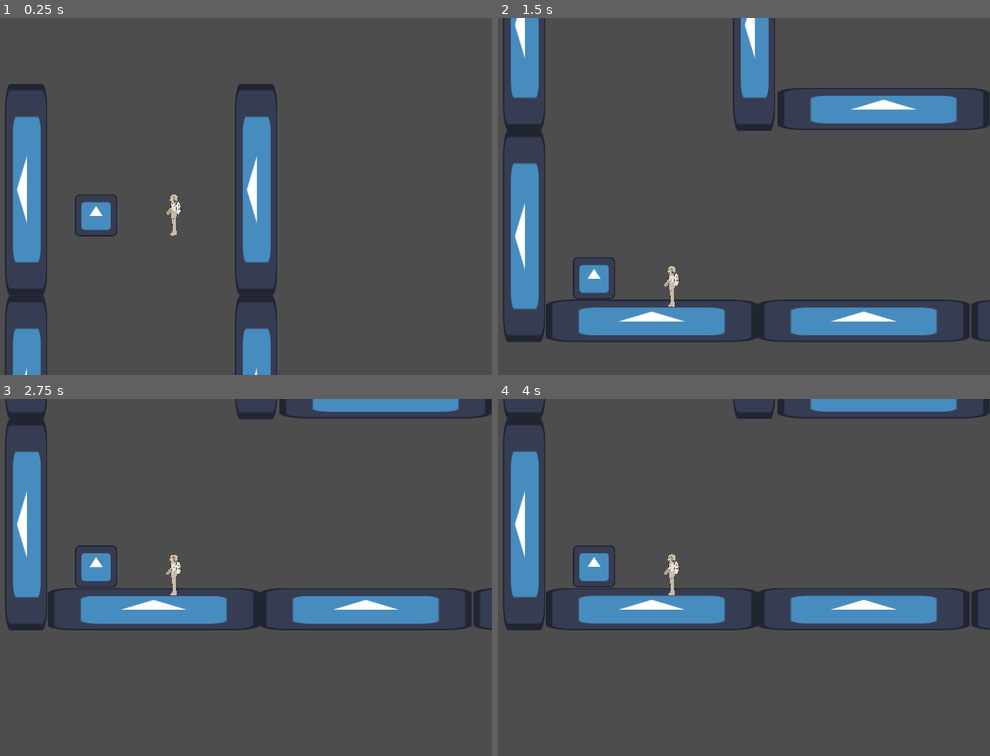
Above: before the commit, frames 1-4 (two rows, left to right).
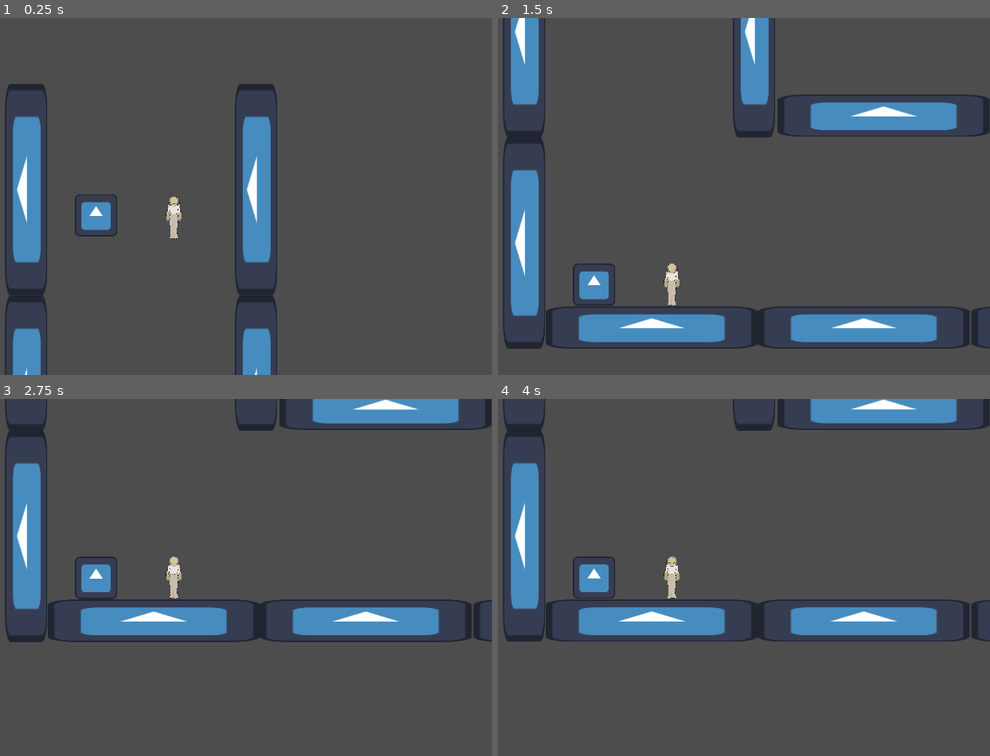
Above: after the commit, the same moments.

Repository: SPsEGS/GameJamLeMeilleurJeu
Game: Godot game, scene res://Scenes/Levels/TestScene.tscn
Same seed, same stepped clock (60 frames per second), same inputs: the game is played once before the commit and once after it. The engine's default icon, where the game draws it, is replaced by a stand-in: a white triangle on a blue panel in a dark square.
Inputs:
- Up to frame 1 (0.25 s): no input
- Up to frame 2 (1.5 s): tap Keypad 0 (p1_interact) at 0.6, 1.35 s
- Up to frame 3 (2.75 s): tap Keypad 0 (p1_interact) at 2.1 s
- Up to frame 4 (4 s): tap Keypad 0 (p1_interact) at 2.85, 3.6 s; tap Enter at 3.5 s

The runs differ from the first frame. In frame 1, 0.2% of the frame differs, in the area x 33-37%, y 49-62%; in frame 2, 8.8%; in frame 3, 10%, in the area x 0-100%, y 0-69%; in frame 4, 9.8%.

Commit message:
human

Diff:
--- a/Scenes/Human.tscn
+++ b/Scenes/Human.tscn
@@ -1,43 +1,34 @@
-[gd_scene load_steps=15 format=3 uid="uid://b27247h5uin5o"]
+[gd_scene load_steps=7 format=3 uid="uid://b27247h5uin5o"]
 
 [ext_resource type="PackedScene" uid="uid://u5xexd2ip3w6" path="res://Scenes/Player.tscn" id="1_a217f"]
 [ext_resource type="Script" path="res://Scripts/Human.gd" id="2_oufih"]
-[ext_resource type="Texture2D" uid="uid://bwnkrpl0w5jl8" path="res://Assets/Characters/Tend la main/1.PNG" id="3_bwvnc"]
-[ext_resource type="Texture2D" uid="uid://c868xh1r6mt5v" path="res://Assets/Characters/Tend la main/2.PNG" id="4_28fly"]
-[ext_resource type="Texture2D" uid="uid://q5401v3472ws" path="res://Assets/Characters/Tend la main/3.PNG" id="5_ypge1"]
-[ext_resource type="Texture2D" uid="uid://ok0qxglrjfyb" path="res://Assets/Characters/Tend la main/4.PNG" id="6_k2nhq"]
-[ext_resource type="Texture2D" uid="uid://dapvjllx0l8pu" path="res://Assets/Characters/Tend la main/5.PNG" id="7_k3xlg"]
-[ext_resource type="Texture2D" uid="uid://ctq5m0w2ykmj6" path="res://Assets/Characters/Tend la main/6.PNG" id="8_vwamf"]
-[ext_resource type="Texture2D" uid="uid://kxplmxwf2o5" path="res://Assets/Characters/Tend la main/7.PNG" id="9_08frx"]
-[ext_resource type="Texture2D" uid="uid://xip0rnf7e543" path="res://Assets/Characters/Tend la main/8.PNG" id="10_vkj7k"]
-[ext_resource type="Texture2D" uid="uid://qbr626wuofkf" path="res://Assets/Characters/Tend la main/9.PNG" id="11_rmpv3"]
+[ext_resource type="Texture2D" uid="uid://hquwxo67e3hf" path="res://Assets/Characters/human_face_redim.PNG" id="3_fox5s"]
 
 [sub_resource type="Animation" id="Animation_hk862"]
 resource_name = "crouching"
-length = 2.0
 tracks/0/type = "value"
 tracks/0/imported = false
 tracks/0/enabled = true
-tracks/0/path = NodePath("../CollisionShape2D:scale")
+tracks/0/path = NodePath(".:scale")
 tracks/0/interp = 1
 tracks/0/loop_wrap = true
 tracks/0/keys = {
 "times": PackedFloat32Array(0, 0.6),
 "transitions": PackedFloat32Array(1, 1),
 "update": 0,
-"values": [Vector2(1, 1), Vector2(1, 0.5)]
+"values": [Vector2(0.05, 0.05), Vector2(0.05, 0.025)]
 }
 tracks/1/type = "value"
 tracks/1/imported = false
 tracks/1/enabled = true
-tracks/1/path = NodePath(".:texture")
+tracks/1/path = NodePath("../CollisionShape2D:scale")
 tracks/1/interp = 1
 tracks/1/loop_wrap = true
 tracks/1/keys = {
-"times": PackedFloat32Array(0, 0.2, 0.4, 0.6, 0.8, 1, 1.2, 1.4, 1.6),
-"transitions": PackedFloat32Array(1, 1, 1, 1, 1, 1, 1, 1, 1),
-"update": 1,
-"values": [ExtResource("3_bwvnc"), ExtResource("4_28fly"), ExtResource("5_ypge1"), ExtResource("6_k2nhq"), ExtResource("7_k3xlg"), ExtResource("8_vwamf"), ExtResource("9_08frx"), ExtResource("10_vkj7k"), ExtResource("11_rmpv3")]
+"times": PackedFloat32Array(0, 0.6),
+"transitions": PackedFloat32Array(1, 1),
+"update": 0,
+"values": [Vector2(1, 1), Vector2(1, 0.5)]
 }
 
 [sub_resource type="Animation" id="Animation_g66ty"]
@@ -52,7 +43,7 @@
 "times": PackedFloat32Array(0, 0.6),
 "transitions": PackedFloat32Array(1, 1),
 "update": 0,
-"values": [Vector2(1, 0.5), Vector2(1, 1)]
+"values": [Vector2(0.05, 0.025), Vector2(0.05, 0.05)]
 }
 tracks/1/type = "value"
 tracks/1/imported = false
@@ -78,11 +69,10 @@
 
 [node name="Sprite2D" parent="." index="0"]
 scale = Vector2(0.05, 0.05)
-texture = ExtResource("8_vwamf")
+texture = ExtResource("3_fox5s")
 
 [node name="CollisionShape2D" parent="." index="1"]
-position = Vector2(0, -1.5)
-scale = Vector2(1, 0.5)
+position = Vector2(0, 0.5)
 
 [node name="AnimationPlayer" type="AnimationPlayer" parent="." index="3"]
 root_node = NodePath("../Sprite2D")
--- a/Scenes/Player.tscn
+++ b/Scenes/Player.tscn
@@ -4,7 +4,7 @@
 [ext_resource type="Texture2D" uid="uid://dv76vp6l72tk8" path="res://icon.svg" id="2_14w52"]
 
 [sub_resource type="RectangleShape2D" id="RectangleShape2D_m10ex"]
-size = Vector2(50, 129)
+size = Vector2(50, 131)
 
 [node name="CharacterBody2D2" type="CharacterBody2D"]
 script = ExtResource("1_7fyqf")
